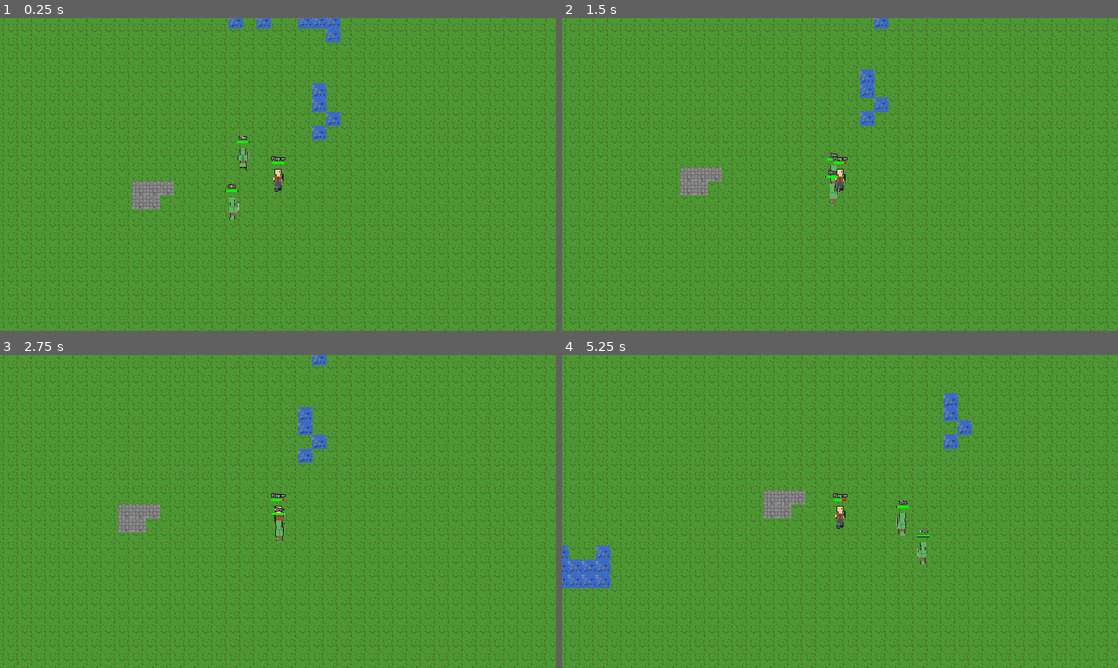
Above: before the commit, frames 1-4 (two rows, left to right).
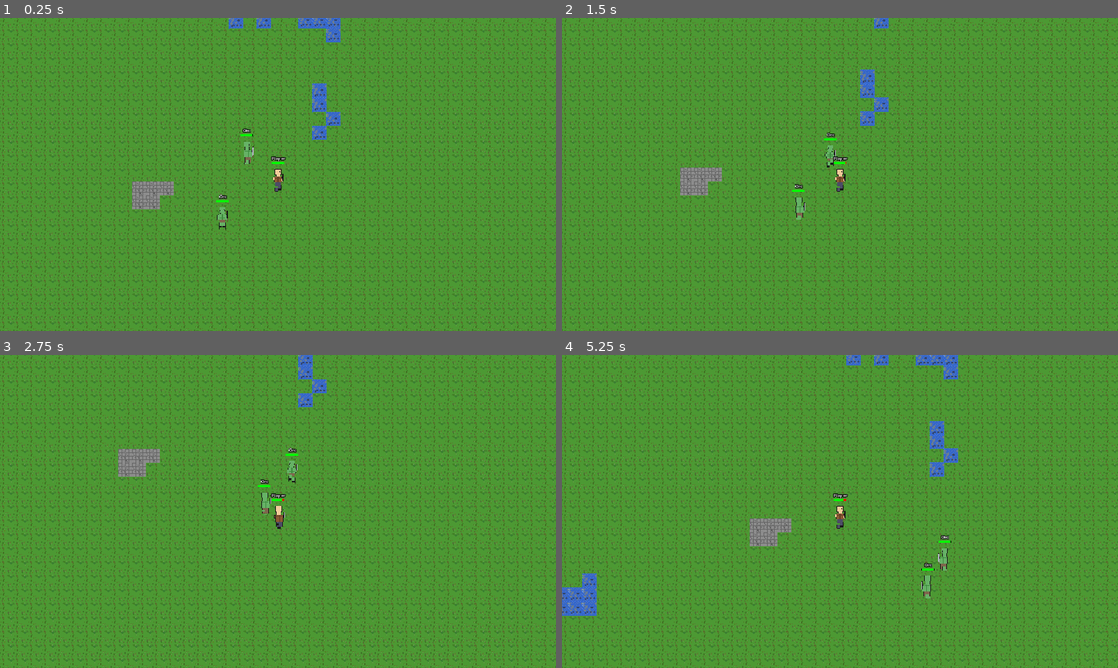
Above: after the commit, the same moments.

Repository: mattzanco/Trithia
Game: Godot game, scene res://scenes/main.tscn
Same seed, same stepped clock (60 frames per second), same inputs: the game is played once before the commit and once after it.
Inputs (mouse positions are in pixels of both pictures, inside the frame that each line leads up to):
- Up to frame 1 (0.25 s): no input
- Up to frame 2 (1.5 s): move the mouse to (962, 158) at 0.52 s; hold D (move_right) 0.53-1.28 s; hold Ctrl 0.53-1.28 s; click (962, 158) at 0.67 s; move the mouse to (728, 190) at 1.27 s; hold S (move_down) from 1.28 s (still down); tap Ctrl at 1.35 s
- Up to frame 3 (2.75 s): move the mouse to (333, 442) at 2.02 s; release S (move_down) at 2.03 s; hold D (move_right) from 2.03 s (still down); hold Ctrl from 2.03 s (still down)
- Up to frame 4 (5.25 s): move the mouse to (812, 574) at 2.77 s; release D (move_right) at 2.78 s; release Ctrl at 2.78 s; hold W (move_up) 2.78-3.53 s; tap Ctrl at 2.85, 4.35 s; click (812, 574) at 2.92 s; move the mouse to (1006, 558) at 3.52 s; hold Ctrl 3.53-4.28 s; hold A (move_left) 3.53-5.03 s; move the mouse to (673, 464) at 4.27 s; move the mouse to (867, 511) at 5.02 s; hold S (move_down) from 5.03 s (still down); hold Ctrl from 5.03 s (still down); click (867, 511) at 5.17 s

The runs differ from the first frame. In frame 1, 0.4% of the frame differs, in the area x 38-46%, y 35-68%; in frame 2, 0.4%; in frame 3, 2.9%; in frame 4, 4.6%, in the area x 0-100%, y 0-100%.

Commit message:
Optimize pathfinding: only recalculate when player actually moves to a new tile
- Changed from time-based pathfinding (every 1 second) to event-based (only when player tile position changes)
- This prevents unnecessary path recalculations and reduces CPU usage while chasing
- Removed stuck detection timer that was interfering with the new approach
- Fixed player position offset in pathfinding target calculation to use correct tile coordinates
- Paths are now only cancelled and reset when the player actually moves, making movement smoother

Diff:
--- a/scripts/orc.gd
+++ b/scripts/orc.gd
@@ -27,6 +27,7 @@
 var move_direction = Vector2.DOWN  # Direction to move on current step
 var chase_path_timer = 0.0  # Timer for recalculating chase path
 var last_move_time = 0.0  # Track when orc last started moving (prevent oscillation)
+var last_player_tile_position = null  # Track player's tile position for smart path updates (null = not set yet)
 
 # Stuck detection system
 var last_tile_position = Vector2.ZERO  # Track which tile orc is currently on
@@ -620,7 +621,7 @@
 func _physics_process(delta):
 	# Update timers
 	direction_change_timer += delta
-	chase_path_timer += delta
+	# chase_path_timer is no longer used - we recalculate only when player moves tiles
 
 	# Handle attack cooldown
 	if attack_timer > 0.0:
@@ -653,38 +654,41 @@
 			# Clear any path that might move us away
 			path_queue.clear()
 
-	# Recalculate path every 0.6 seconds when targeting an enemy (with staggering to prevent frame hitches)
-	if targeted_enemy != null and chase_path_timer >= (chase_update_interval + pathfind_stagger):
-		chase_path_timer = 0.0
-
-		# Recalculate path ONLY when we're at a tile center (not in mid-movement)
-		# This prevents oscillation from rapid recalculation while moving
-		var at_tile_center = position.distance_to(target_position) < 1.0
+	# SMART PATHFINDING: Only recalculate when player moves to a NEW TILE
+	# This prevents unnecessary path recalculations while the player is stationary
+	if targeted_enemy != null:
+		# Get player's current tile position (use same logic as pathfinding target)
+		var player_tile_x = floor(targeted_enemy.position.x / TILE_SIZE)
+		var player_tile_y = floor(targeted_enemy.position.y / TILE_SIZE)
+		var current_player_tile = Vector2(player_tile_x, player_tile_y)
+
+		# Check if player has moved to a different tile (null means first time)
+		var player_moved_tiles = (last_player_tile_position == null or current_player_tile != last_player_tile_position)
+
+		# Also check if we're just starting to chase (player detected)
 		var player_just_appeared = player_just_detected
-
-		# Additional check: don't recalculate if we just started moving recently
-		# This gives the current path time to work before switching
 		var time_since_move = Time.get_ticks_msec() / 1000.0 - last_move_time
-		var enough_time_since_move = time_since_move > 0.2  # Wait at least 200ms after moving
-
-		if (at_tile_center or player_just_appeared) and enough_time_since_move:
+		var enough_time_since_move = time_since_move > 0.2
+
+		# Only recalculate if: player moved tiles OR player just appeared AND enough time has passed
+		if (player_moved_tiles or player_just_appeared) and enough_time_since_move:
+			# Update the tracked player tile position
+			last_player_tile_position = current_player_tile
+
 			var distance_to_player = position.distance_to(targeted_enemy.position)
 
 			# RULE: If already adjacent to player, don't recalculate path
 			# This prevents orcs from moving away when they should be surrounding
 			if distance_to_player >= TILE_SIZE * 1.5:
-				# ALWAYS try to find a path to the player (even if adjacent)
-				# This ensures aggressive pursuit and proper surrounding behavior
 				# Snap current position and target position to tile centers
 				var start_tile_x = round(position.x / TILE_SIZE)
 				var start_tile_y = round(position.y / TILE_SIZE)
 				var start_tile_center = Vector2(start_tile_x * TILE_SIZE + TILE_SIZE/2, start_tile_y * TILE_SIZE + TILE_SIZE/2)
 
-				# Target the player's tile, accounting for sprite visual offset
-				# The player sprite is visually offset by -1 tile in Y, so we match that
+				# Target the player's tile (use same logic as detection)
 				var target_tile_x = floor(targeted_enemy.position.x / TILE_SIZE)
 				var target_tile_y = floor(targeted_enemy.position.y / TILE_SIZE)
-				target_tile_y -= 1  # Account for player sprite visual offset
+				# Player position is at the center of their tile, pathfind to that center directly
 				var target_tile_center = Vector2(target_tile_x * TILE_SIZE + TILE_SIZE/2, target_tile_y * TILE_SIZE + TILE_SIZE/2)
 
 				# Calculate new path to player's current position
@@ -790,28 +794,10 @@
 			if animated_sprite.animation != anim_name:
 				animated_sprite.play(anim_name)
 
-	# STUCK DETECTION: Check if orc has been on same tile too long while targeting player
-	if targeted_enemy != null:
-		var current_tile = (position / TILE_SIZE).round()
-
-		# If this is a new tile, reset the stuck timer
-		if current_tile != last_tile_position:
-			last_tile_position = current_tile
-			tile_stuck_timer = 0.0
-		else:
-			# Same tile - increment stuck timer
-			tile_stuck_timer += delta
-
-			# If stuck too long, force path recalculation
-			if tile_stuck_timer > max_tile_stuck_time and not is_moving:
-				var distance_to_target = position.distance_to(targeted_enemy.position)
-
-				# Only force recalc if NOT adjacent to player (don't interrupt attacking)
-				if distance_to_target >= TILE_SIZE * 1.5:
-					print("[STUCK] Orc at ", position, " stuck for ", tile_stuck_timer, "s, forcing path recalc")
-					path_queue.clear()
-					chase_path_timer = chase_update_interval  # Force immediate recalculation
-					tile_stuck_timer = 0.0  # Reset stuck timer
+	# STUCK DETECTION: Now handled by tile position change detection
+	# We detect stuck when player hasn't moved tiles (we stop pathfinding attempts)
+	# Only force recalc if we have an active path that isn't progressing
+	# No stuck detection needed - tile-based pathfinding naturally handles this
 
 	if not is_moving:
 		# Not moving - check if we should animate or move to next waypoint
